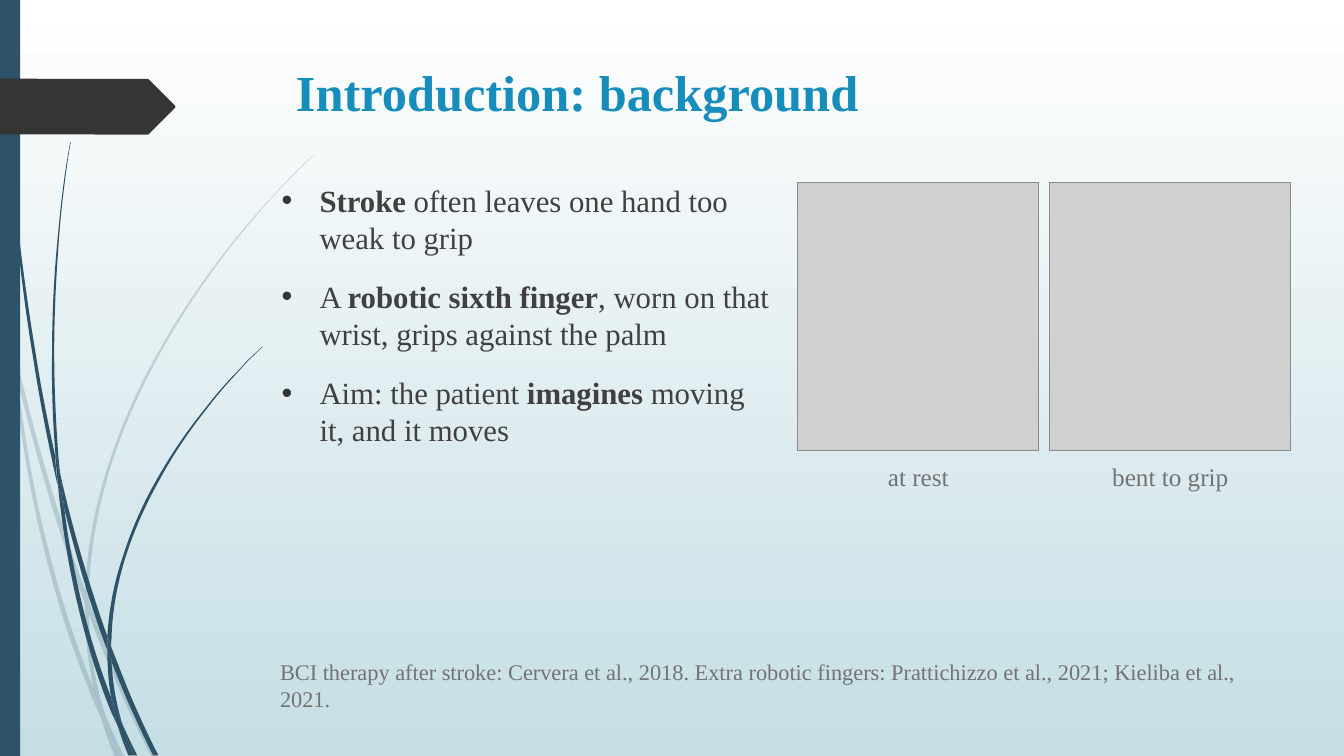
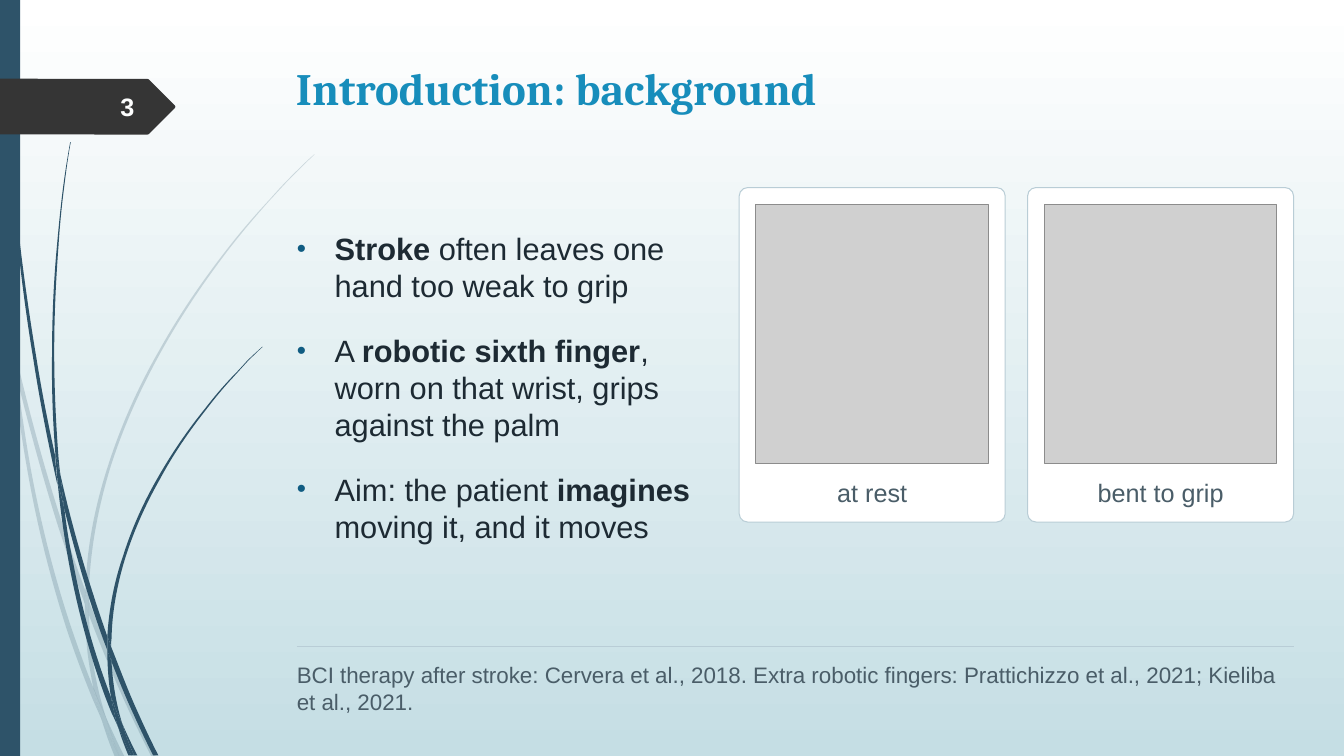
Before and after one commit to rajveeerr/sixth-finger-bci, a slide deck: slide 3 of report/slides/college/Sixth-Finger-BCI-Final-PPT.pptx. Drawn at 1344x756 pixels with LibreOffice and Linux fonts; fonts in the diff are those of the drawing; grey boxes stand for pictures. Boxes give left, top, right and bottom in pixels: in the first picture for what was removed or moved away, otherwise in the second. Text is boxed around its words. In the diff, an @@ line names an element or a change of style, - is before the commit and + after.

```diff
--- a/report/slides/college/Sixth-Finger-BCI-Final-PPT.pptx
+++ b/report/slides/college/Sixth-Finger-BCI-Final-PPT.pptx
@@ title "Introduction: background" at (296, 74, 816, 115): size 36 to 32 pt, font Times New Roman to Cambria @@
@@ page number added at (120, 98, 134, 117), 18 pt, text #FEFFFF, bold @@
+3
@@ rounded rectangle added at (739, 188, 1005, 522), fill #FFFFFF, outline #B9CDD6 0.75 pt @@
@@ picture: place and size @@
-picture at (799, 182, 1040, 451)
+picture at (756, 205, 989, 464)
@@ rounded rectangle added at (1027, 188, 1294, 522), fill #FFFFFF, outline #B9CDD6 0.75 pt @@
@@ picture: place and size @@
-picture at (1051, 182, 1292, 451)
+picture at (1045, 205, 1277, 464)
@@ text "Stroke often leaves one hand ...": place and size @@
-text "Stroke often leaves one hand ..." at (320, 190, 769, 446)
+text "Stroke often leaves one hand ..." at (335, 237, 690, 543)
@@ text "Stroke often leaves one hand ..." at (335, 237, 690, 543): font Times New Roman to Arial, text colour #404040 to #1D2A33; bullet colour #353535 to #105C82; more space between paragraphs @@
@@ text "at rest": place and size @@
-text "at rest" at (888, 472, 948, 486)
+text "at rest" at (837, 485, 907, 503)
@@ font Times New Roman to Arial, text colour #737373 to #4A5D68 in 3 elements at (837, 485, 907, 503), (297, 667, 1275, 713), (1098, 483, 1224, 508) @@
@@ text "bent to grip": place and size @@
-text "bent to grip" at (1112, 468, 1229, 492)
+text "bent to grip" at (1098, 483, 1224, 508)
@@ line added from (296, 647) to (1294, 647), #B9CDD6 0.75 pt @@
@@ text "BCI therapy after stroke: Cervera ...": place and size @@
-text "BCI therapy after stroke: Cervera ..." at (280, 664, 1234, 707)
+text "BCI therapy after stroke: Cervera ..." at (297, 667, 1275, 713)
```
Also in this commit, not shown: 17 other slides changed, 2 other files.
